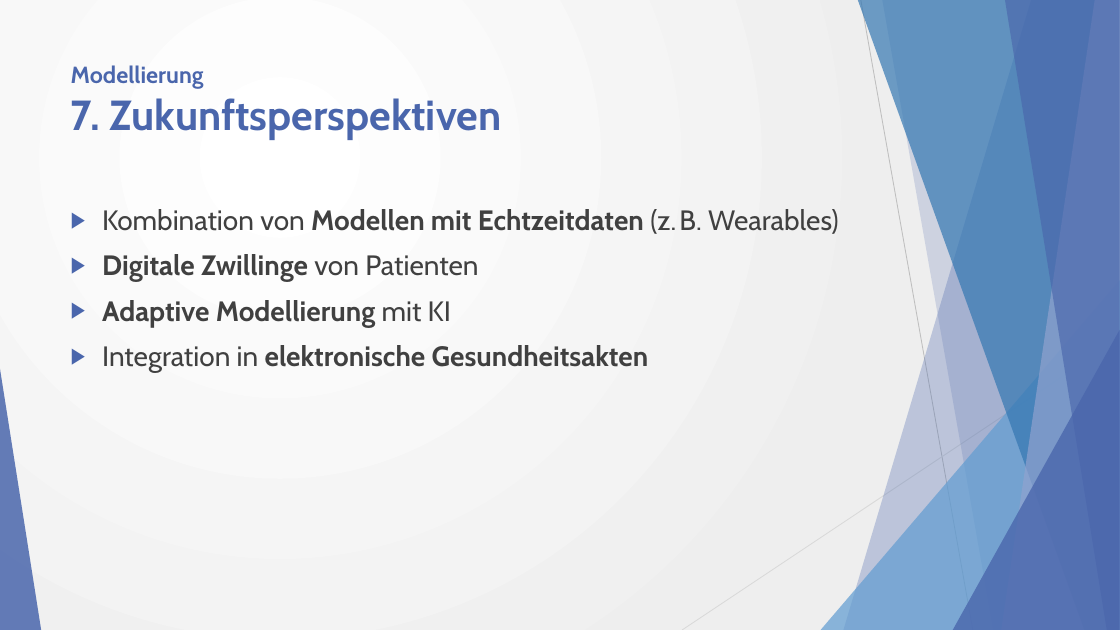
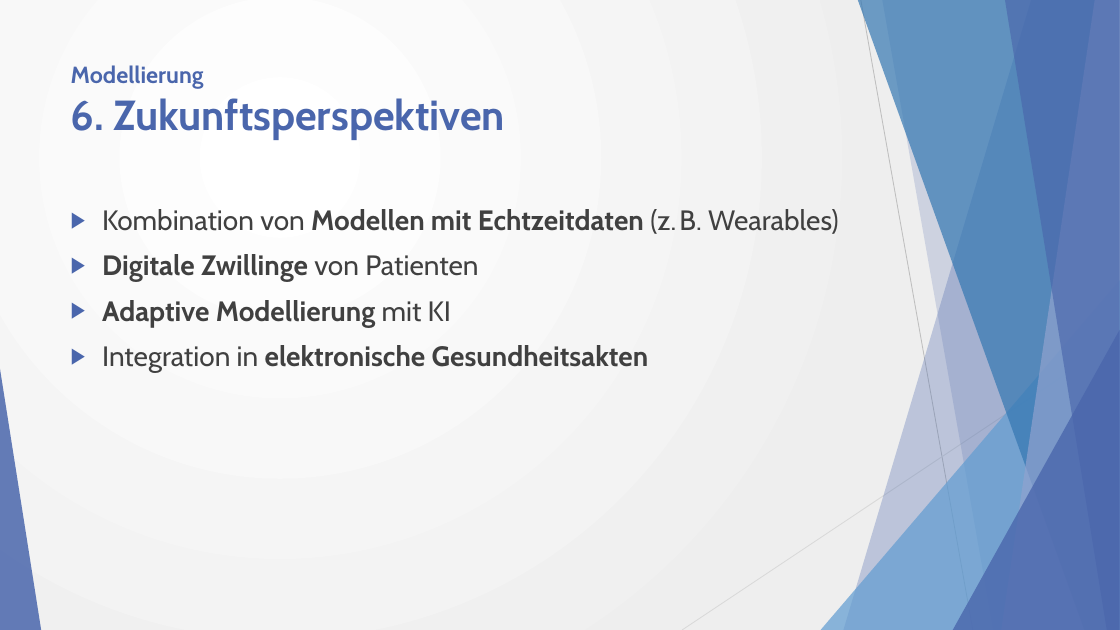
Before and after one commit to w0fl/w0fl, a slide deck: slide 9 of Simulation und Modellierung in der Medizininformatik_2.0.pptx (slide 10 before the commit). Drawn at 1120x630 pixels with LibreOffice and Linux fonts; fonts in the diff are those of the drawing. Boxes give left, top, right and bottom in pixels: in the first picture for what was removed or moved away, otherwise in the second. Text is boxed around its words. In the diff, an @@ line names an element or a change of style, - is before the commit and + after.

```diff
--- a/Simulation und Modellierung in der Medizininformatik_2.0.pptx
+++ b/Simulation und Modellierung in der Medizininformatik_2.0.pptx
@@ title at (71, 65, 505, 140): text changed @@
-Modellierung
-7. Zukunftsperspektiven
+Modellierung
+6. Zukunftsperspektiven
```
Also in this commit, not shown: 11 other slides changed, 2 slides removed, 3 other files.
